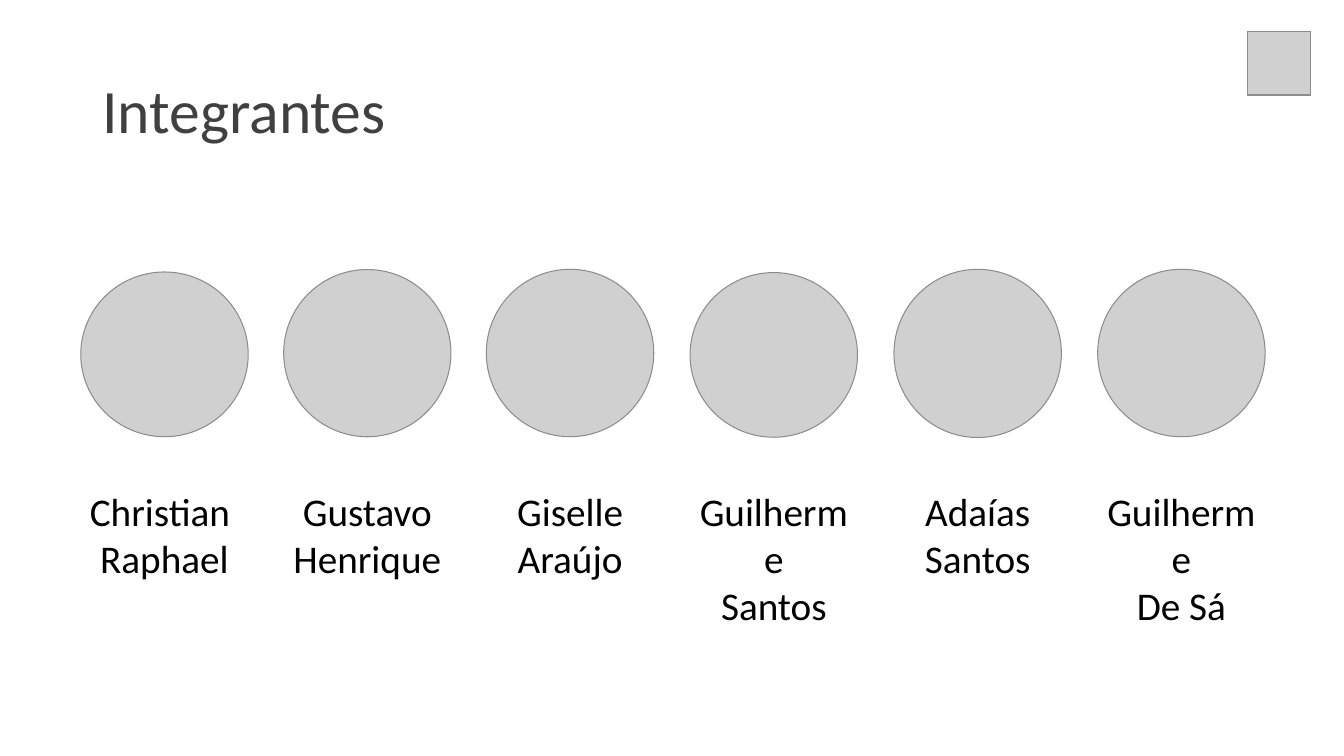
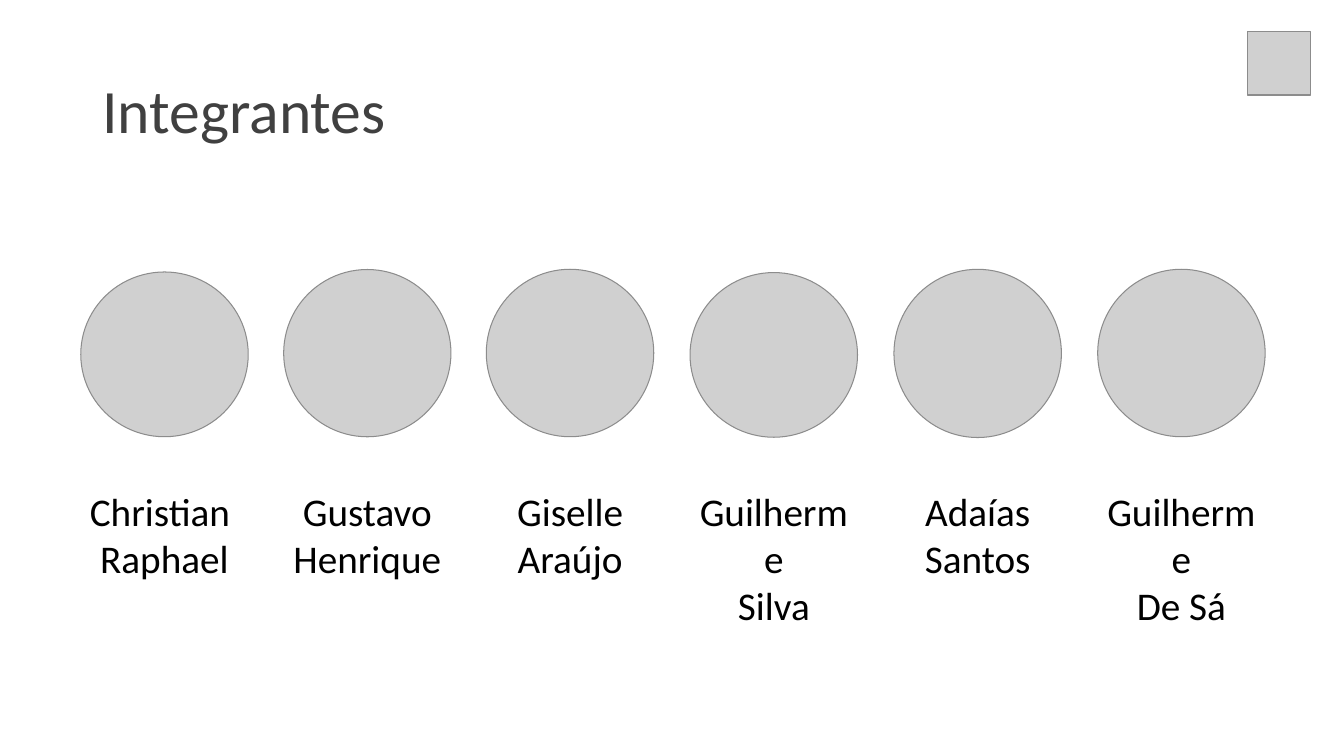
Before and after one commit to gui-ss/projeto-bandtec, a slide deck: slide 1 of Documentação/chameleon.pptx. Drawn at 1344x756 pixels with LibreOffice and Linux fonts; fonts in the diff are those of the drawing; grey boxes stand for pictures. Boxes give left, top, right and bottom in pixels: in the first picture for what was removed or moved away, otherwise in the second. Text is boxed around its words. In the diff, an @@ line names an element or a change of style, - is before the commit and + after.

Commit message:
slide

```diff
--- a/Documentação/chameleon.pptx
+++ b/Documentação/chameleon.pptx
@@ text at (x1=738, y1=592, x2=810, y2=621): text changed @@
-Santos
+Silva
```
Also in this commit, not shown: 2 other slides changed, 6 other files.
